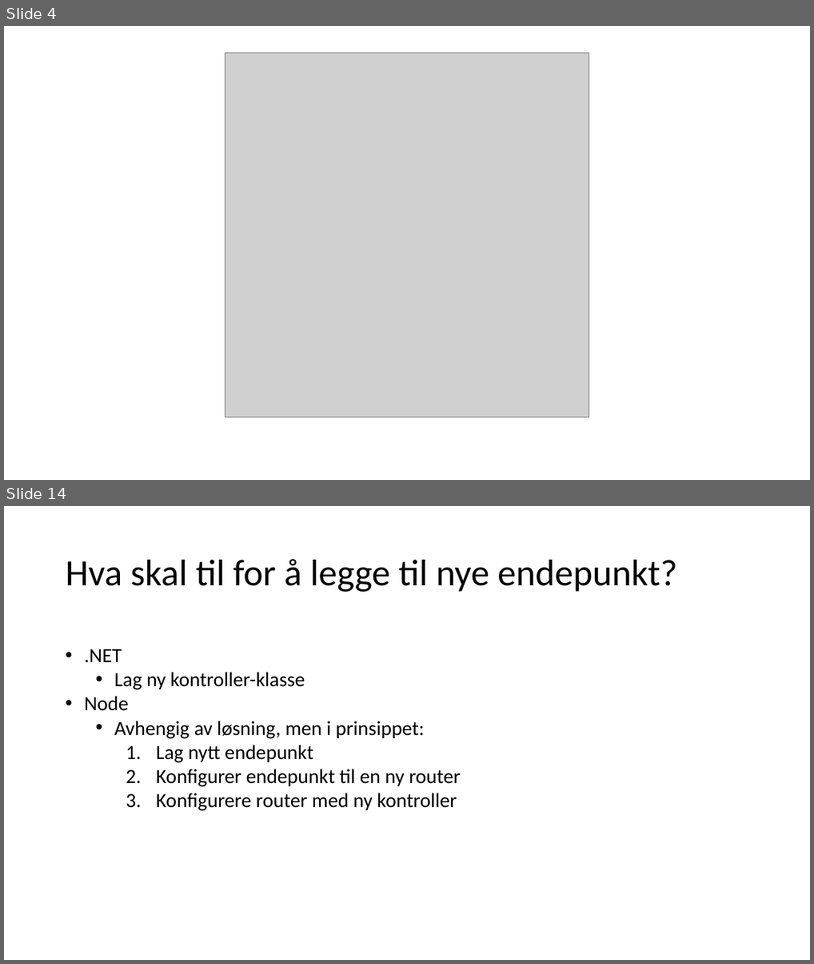
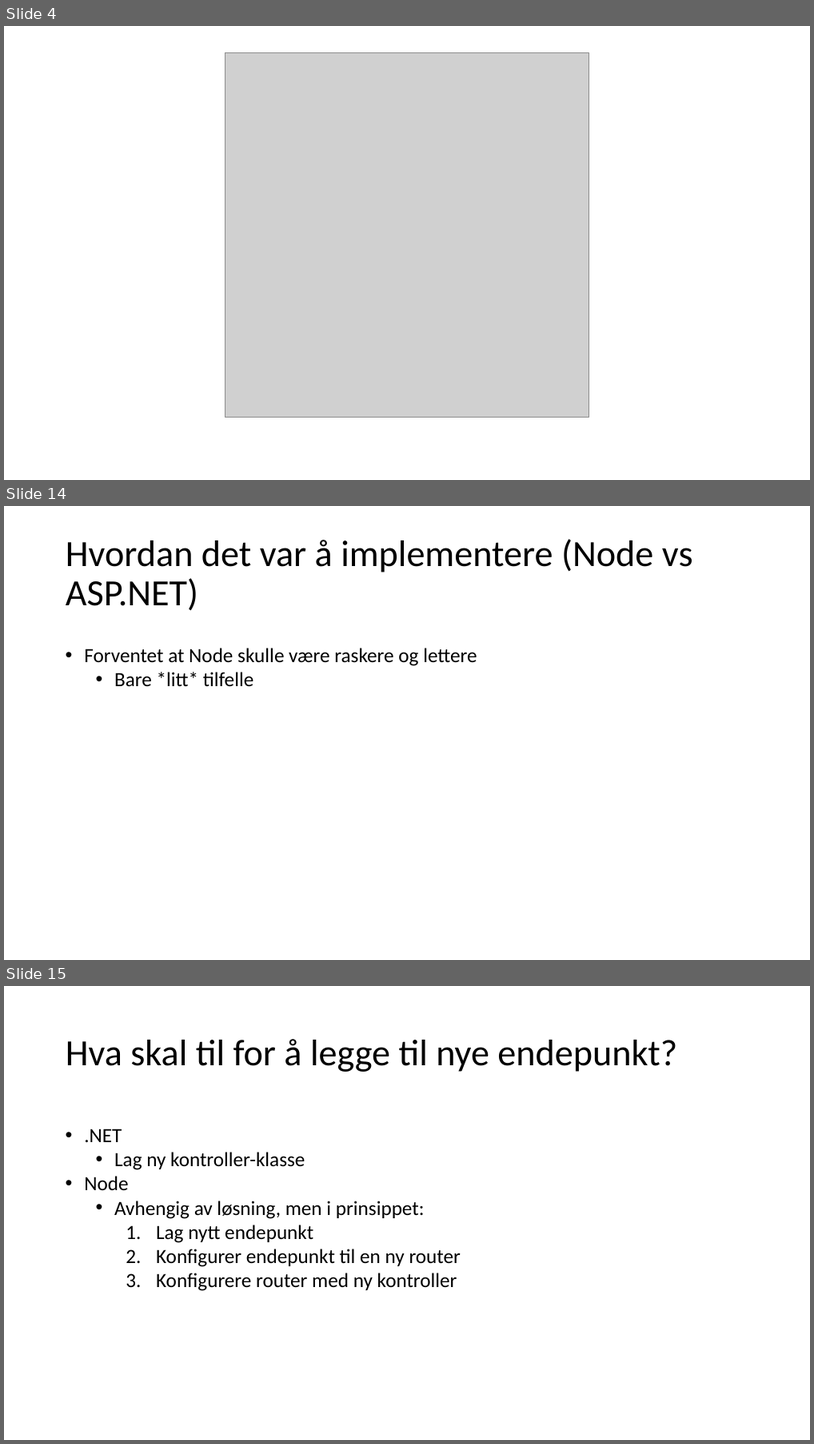
Before and after one commit to gjermundgaraba/dotnet-core-api-talk, a slide deck: dotnet-core-foredrag.pptx. Shown one above the other, each under a label of ours: slides 4 and 14 before the commit, slides 4, 14 and 15 after it; the slides between them are not shown. The pictures are 814x964 and 814x1444 pixels, drawn with LibreOffice and Linux fonts; fonts in the diff are those of the drawing; grey boxes stand for pictures. Boxes give left, top, right and bottom in pixels: in the first picture for what was removed or moved away, otherwise in the second. Text is boxed around its words. In the diff, an @@ line names an element or a change of style, - is before the commit and + after.

Commit message:
Added new slide for coding conclusion

```diff
--- a/dotnet-core-foredrag.pptx
+++ b/dotnet-core-foredrag.pptx
@@ slide 14 added at [4,506,810,960], background #FFFFFF @@
@@ title added at [66,539,694,611], 44 pt, text #000000 @@
+Hvordan det var å implementere (Node vs ASP.NET)
@@ text added at [84,648,477,686], 24 pt, text #000000 @@
+• Forventet at Node skulle være raskere og lettere
+  • Bare *litt* tilfelle
@@ what was slide 14 is now slide 15 @@
```
